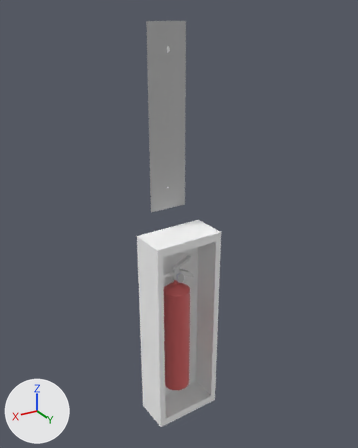
The glTF model modelos 3D Porta avião/extintor.gltf, before and after one commit.
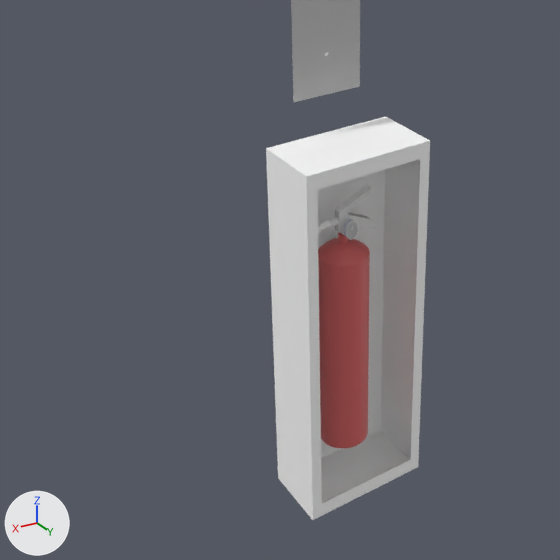
Each version appears first whole from a 50 mm lens placed at (0.675, 2.509, 2.317), pointed at (-0.16, 1.117, 1.621), and next in a close-up on the part from 0% to 80% of the width and 36% to 100% of the height. Every picture has the same lights, and +X, +Y and +Z are marked at lower left. Where no turn or scale is listed for an object, it has been applied to the vertices.

In view in the first close-up: 'group_0.002', 'group_0.003', 'group_1.005', 'group_1.006', 'group_2'.
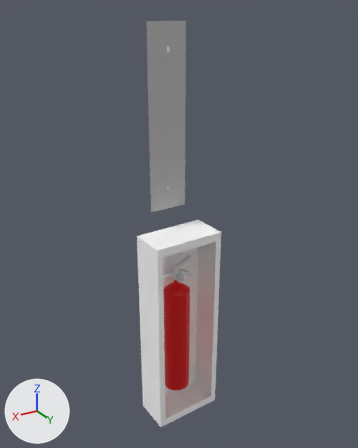
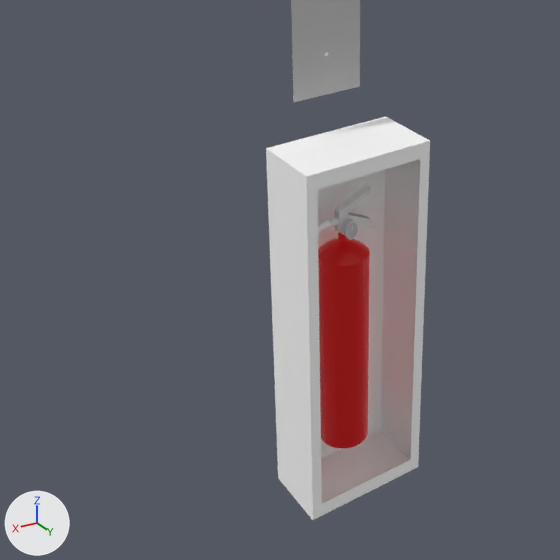
Diff of the bpy script that builds the scene:
```diff
--- a/modelos 3D Porta avião/extintor.gltf.py
+++ b/modelos 3D Porta avião/extintor.gltf.py
@@ img_índice @@
+img_índice = load_image('índice', '_unpacked/_ndice', 225, 225, 'sRGB')
@@ mat_0023_firebrick @@
 mat_0023_firebrick = principled_material('_0023_FireBrick')
-mat_0023_firebrick.base_color = (0.698, 0.133, 0.133)  # red #da6666
+mat_0023_firebrick.texture = img_índice
+mat_0023_firebrick.metallic = 0.164
+mat_0023_firebrick.roughness = 0.273
+mat_0023_firebrick.emission_color = (0.207, 0.0, 0.000169)  # red #7e0001
+mat_0023_firebrick.emission_strength = 1.0
```

What differs and where, as boxes (x1, y1, x2, y2) in the close-ups (560 x 560 px):
'group_2', surface changed (brown to red)
    both: (318, 232, 370, 448)
